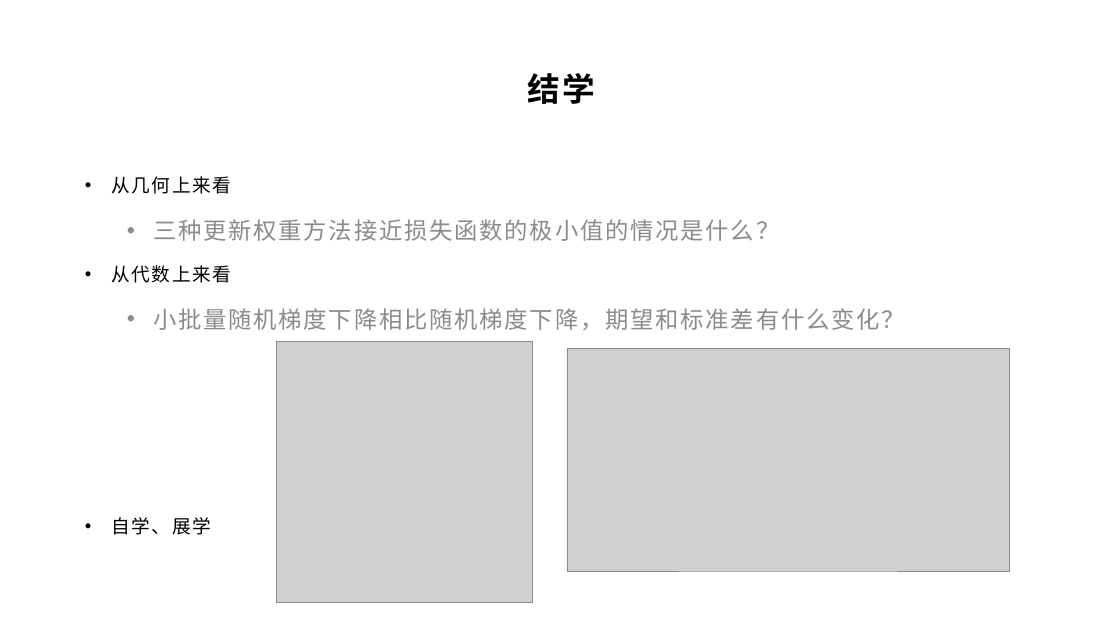
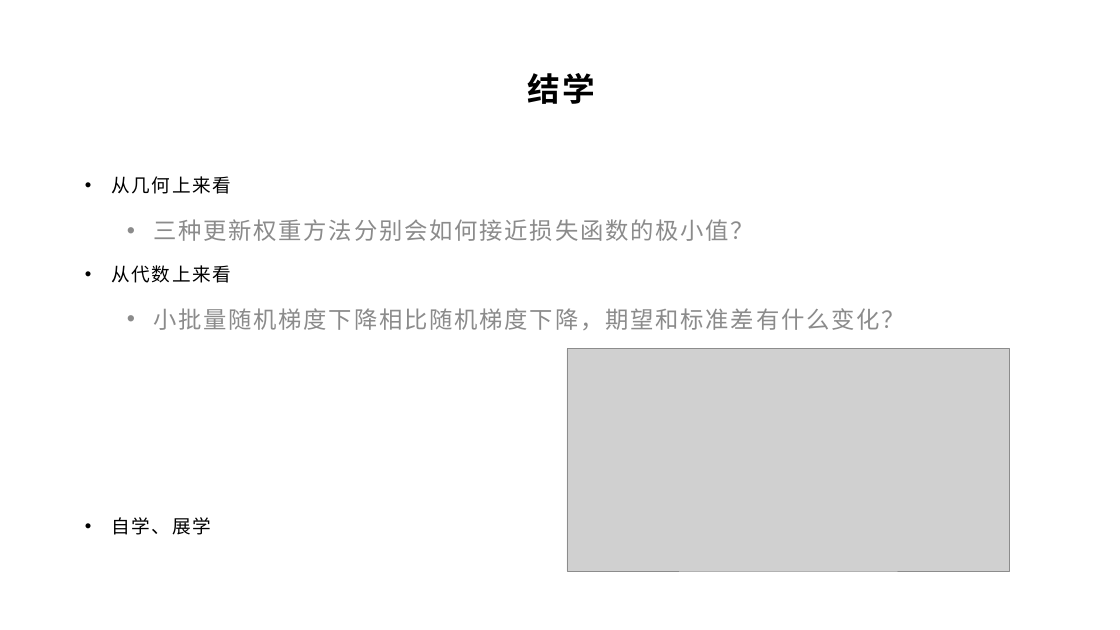
Before and after one commit to yyc-git/DeepLearningEdu, a slide deck: slide 12 of lessons/7_mini_batch/ppt/使用小批量随机梯度下降.pptx. Drawn at 1120x630 pixels with LibreOffice and Linux fonts; fonts in the diff are those of the drawing; grey boxes stand for pictures; background and template pictures are left out. Boxes give left, top, right and bottom in pixels: in the first picture for what was removed or moved away, otherwise in the second. Text is boxed around its words. In the diff, an @@ line names an element or a change of style, - is before the commit and + after.

```diff
--- a/lessons/7_mini_batch/ppt/使用小批量随机梯度下降.pptx
+++ b/lessons/7_mini_batch/ppt/使用小批量随机梯度下降.pptx
@@ text at (153,219,754,241): text changed @@
-  • 三种更新权重方法接近损失函数的极小值的情况是什么？
+  • 三种更新权重方法分别会如何接近损失函数的极小值？
@@ picture removed at (277,341,533,602) @@
```
Also in this commit, not shown: 6 other slides changed, 2 other files.
